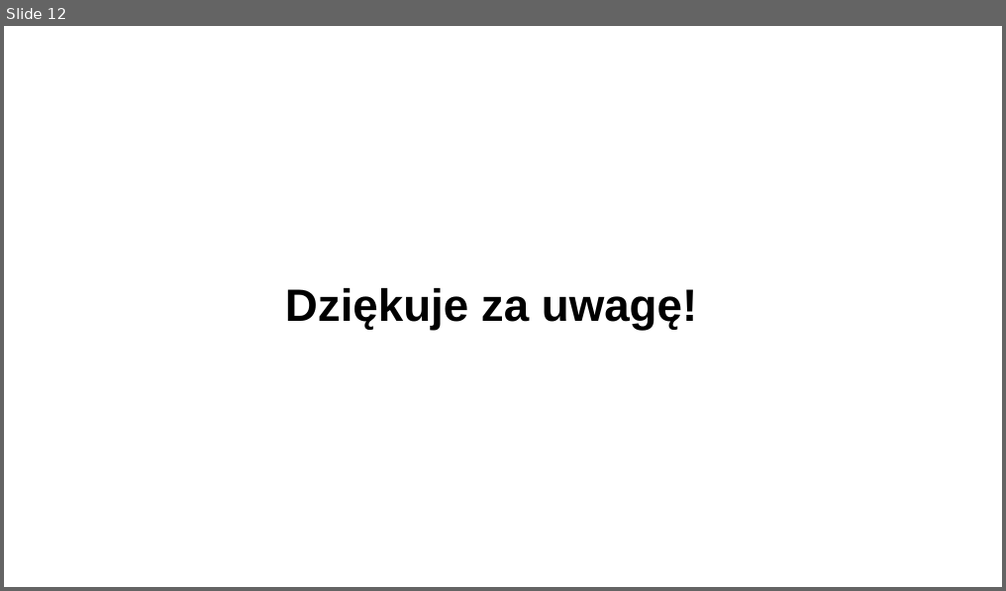
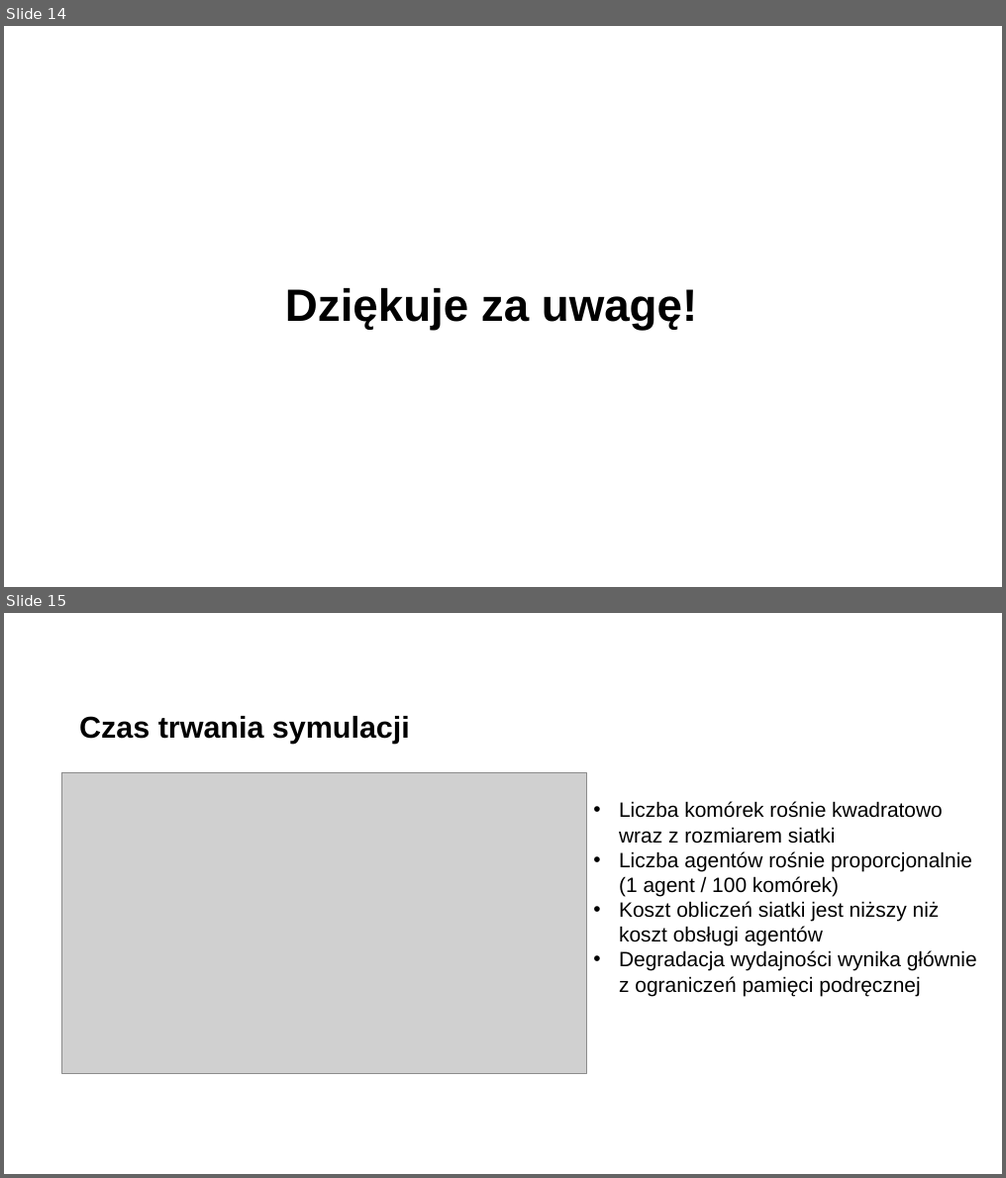
Before and after one commit to Filip-Rak/ecosystem-cc-results, a slide deck: docs/presentation.ppt. Shown one above the other, each under a label of ours: slide 12 before the commit, slides 14 and 15 after it. The pictures are 1006x591 and 1006x1178 pixels, drawn with LibreOffice and Linux fonts; fonts in the diff are those of the drawing; grey boxes stand for pictures; background and template pictures are left out. Boxes give left, top, right and bottom in pixels: in the first picture for what was removed or moved away, otherwise in the second. Text is boxed around its words. In the diff, an @@ line names an element or a change of style, - is before the commit and + after.

```diff
--- a/docs/presentation.ppt
+++ b/docs/presentation.ppt
@@ slide 15 added at bbox=[4, 613, 1002, 1174], background picture (left out) @@
@@ title added at bbox=[79, 716, 410, 744], 32 pt, text #000000, bold @@
+Czas trwania symulacji
@@ picture added at bbox=[61, 772, 587, 1073] @@
@@ text added at bbox=[619, 801, 977, 996], 22 pt, text #000000 @@
+• Liczba komórek rośnie kwadratowo wraz z rozmiarem siatki
+• Liczba agentów rośnie proporcjonalnie (1 agent / 100 komórek)
+• Koszt obliczeń siatki jest niższy niż koszt obsługi agentów
+• Degradacja wydajności wynika głównie z ograniczeń pamięci podręcznej
@@ what was slide 12 is now slide 14 @@
```
Also in this commit, not shown: 1 slide changed, 4 other slides added, 1 slide removed, 35 other files.
